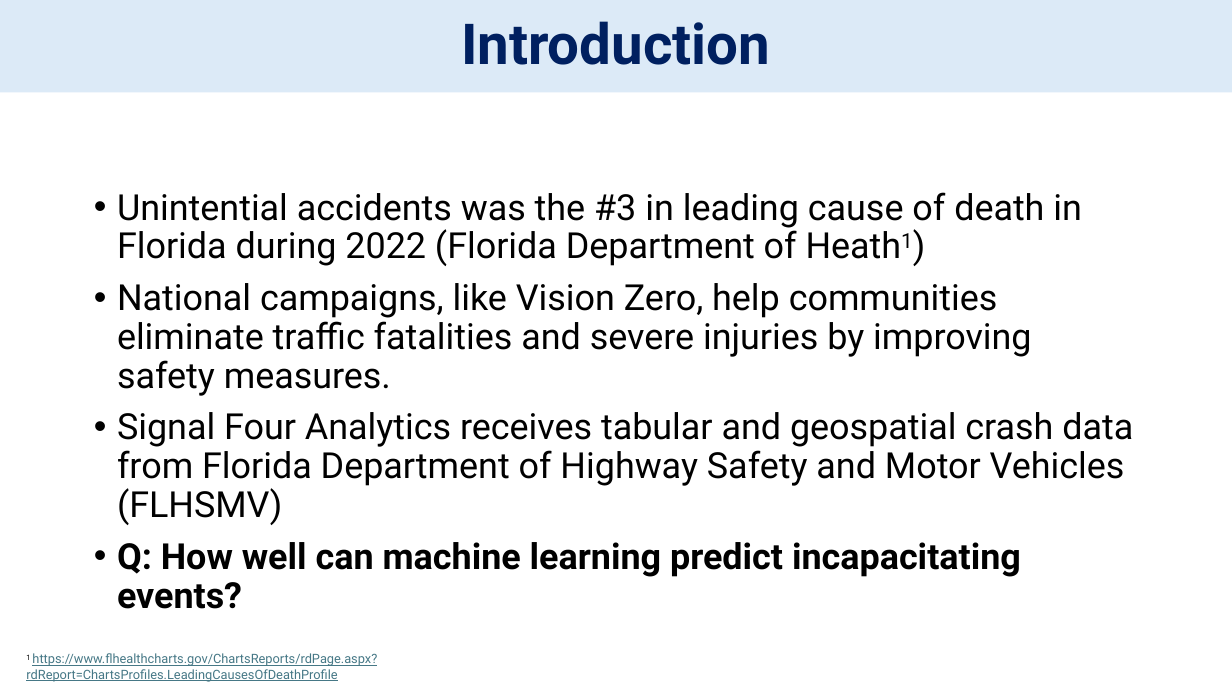
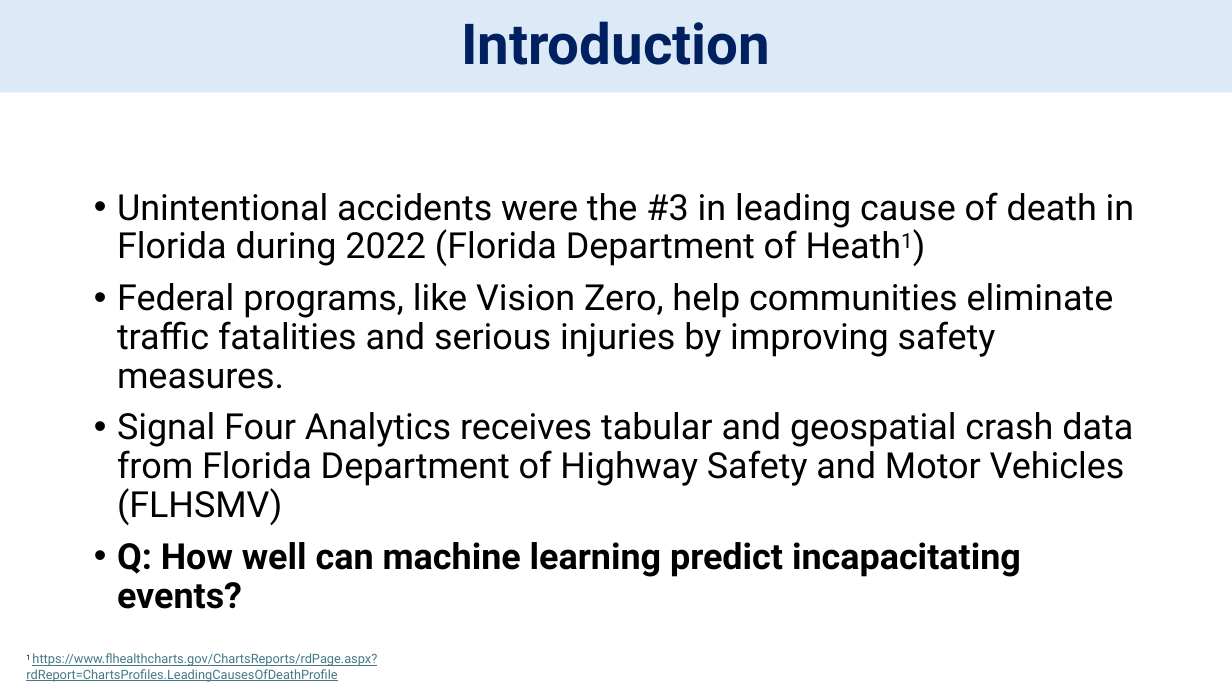
Before and after one commit to bofethe/signal-four, a slide deck: slide 2 of PredictiveCrashAnalysis.pptx. Drawn at 1232x693 pixels with LibreOffice and Linux fonts; fonts in the diff are those of the drawing. Boxes give left, top, right and bottom in pixels: in the first picture for what was removed or moved away, otherwise in the second. Text is boxed around its words. In the diff, an @@ line names an element or a change of style, - is before the commit and + after.

```diff
--- a/PredictiveCrashAnalysis.pptx
+++ b/PredictiveCrashAnalysis.pptx
@@ text at (117,192,1135,389): text changed @@
-• Unintential accidents was the #3 in leading cause of death in Florida during 2022 (Florida Department of Heath1)
-• National campaigns, like Vision Zero, help communities eliminate traffic fatalities and severe injuries by improving safety measures.
+• Unintentional accidents were the #3 in leading cause of death in Florida during 2022 (Florida Department of Heath1)
+• Federal programs, like Vision Zero, help communities eliminate traffic fatalities and serious injuries by improving safety measures.
```
Also in this commit, not shown: 6 other slides changed, 3 slides added, 1 slide removed, 3 other files.
